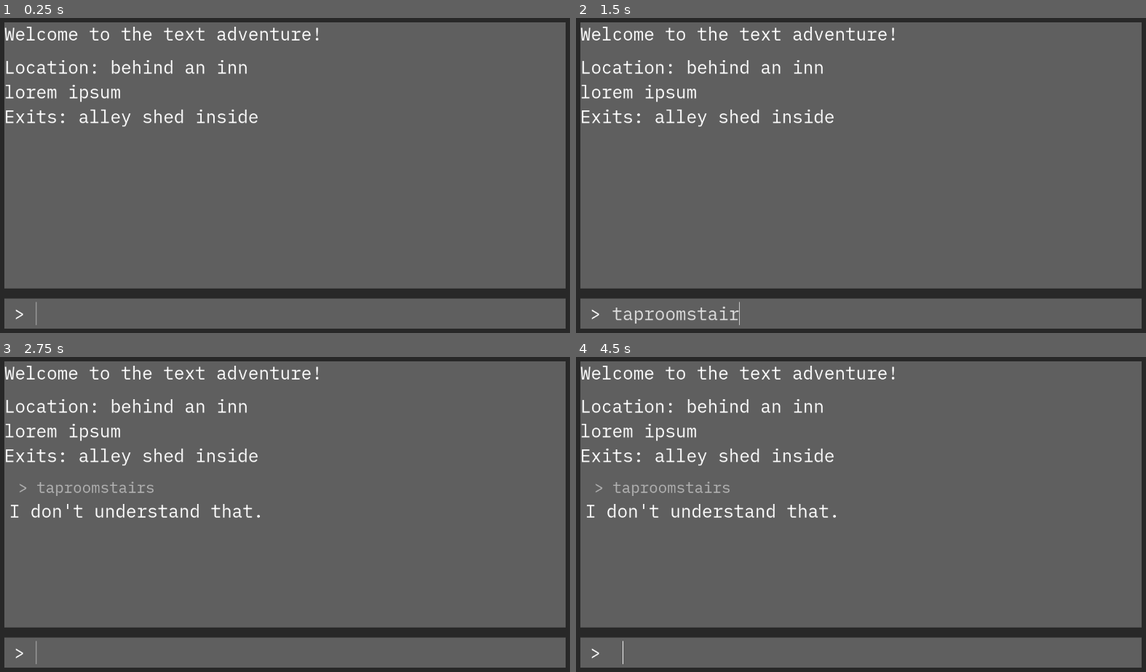
Above: before the commit, frames 1-4 (two rows, left to right).
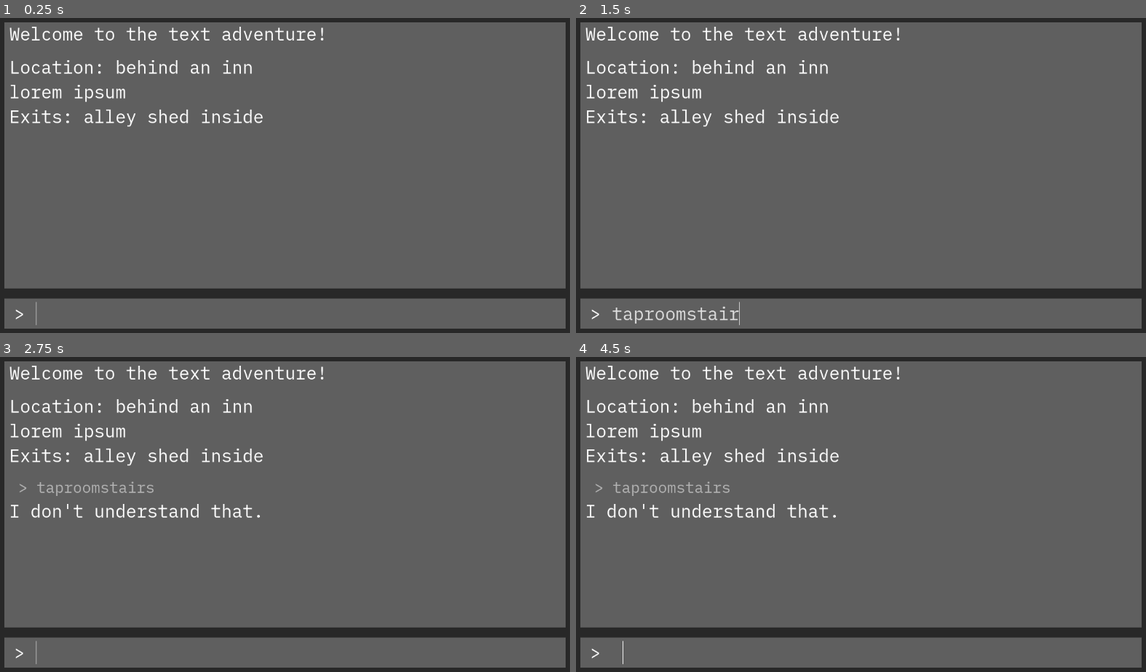
Above: after the commit, the same moments.

Repository: alephmembeth/textadventure-from-scratch
Game: Godot game, scene res://game.tscn
Same seed, same stepped clock (60 frames per second), same inputs: the game is played once before the commit and once after it.
Inputs (mouse positions are in pixels of both pictures, inside the frame that each line leads up to):
- Up to frame 1 (0.25 s): no input
- Up to frame 2 (1.5 s): click (878, 314) at 0.52 s; type "taproom" at 0.6 s; type "stairs" at 1.25 s
- Up to frame 3 (2.75 s): tap Enter at 2 s
- Up to frame 4 (4.5 s): tap Space at 2.75, 4.25 s; tap Enter at 3.5 s

The runs differ from the first frame. In frame 1, 3.0% of the frame differs, in the area x 0-57%, y 2-35%; in frame 2, 3.0%; in frame 3, 3.0%; in frame 4, 3.0%.

Commit message:
Refactoring

Diff:
--- a/info_panel.gd
+++ b/info_panel.gd
@@ -1,6 +1,5 @@
 extends PanelContainer
 
-const Response = preload("res://inputs/response.tscn")
 const InputResponse = preload("res://inputs/input_response.tscn")
 
 var max_scroll_length := 0
@@ -17,15 +16,15 @@
 
 
 func create_response(response_text: String):
-	var response = Response.instantiate()
-	response.text = response_text
+	var response = InputResponse.instantiate()
 	_add_response(response)
+	response.set_text(response_text)
 
 
 func create_response_with_input(response_text: String, input_text: String):
 	var input_response = InputResponse.instantiate()
-	input_response.set_text(input_text, response_text)
 	_add_response(input_response)
+	input_response.set_text(response_text, input_text)
 
 
 func _handle_scrollbar_changed():
--- a/inputs/input_response.gd
+++ b/inputs/input_response.gd
@@ -1,6 +1,13 @@
 extends MarginContainer
 
+@onready var input_label = $rows/input_history
+@onready var response_label = $rows/response
 
-func set_text(input: String, response: String):
-	$rows/input_history.text = " > " + input
-	$rows/response.text = response
+
+func set_text(response: String, input: String = ""):
+	if input == "":
+		input_label.queue_free()
+	else:
+		input_label.text = " > " + input
+
+	response_label.text = response
